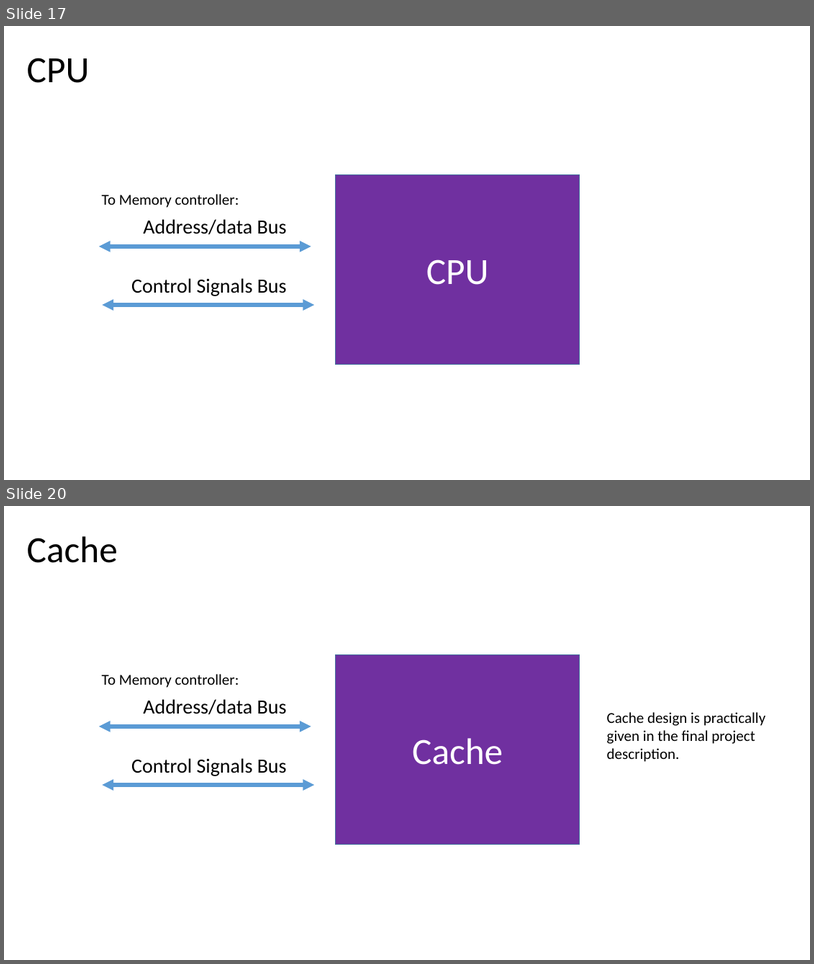
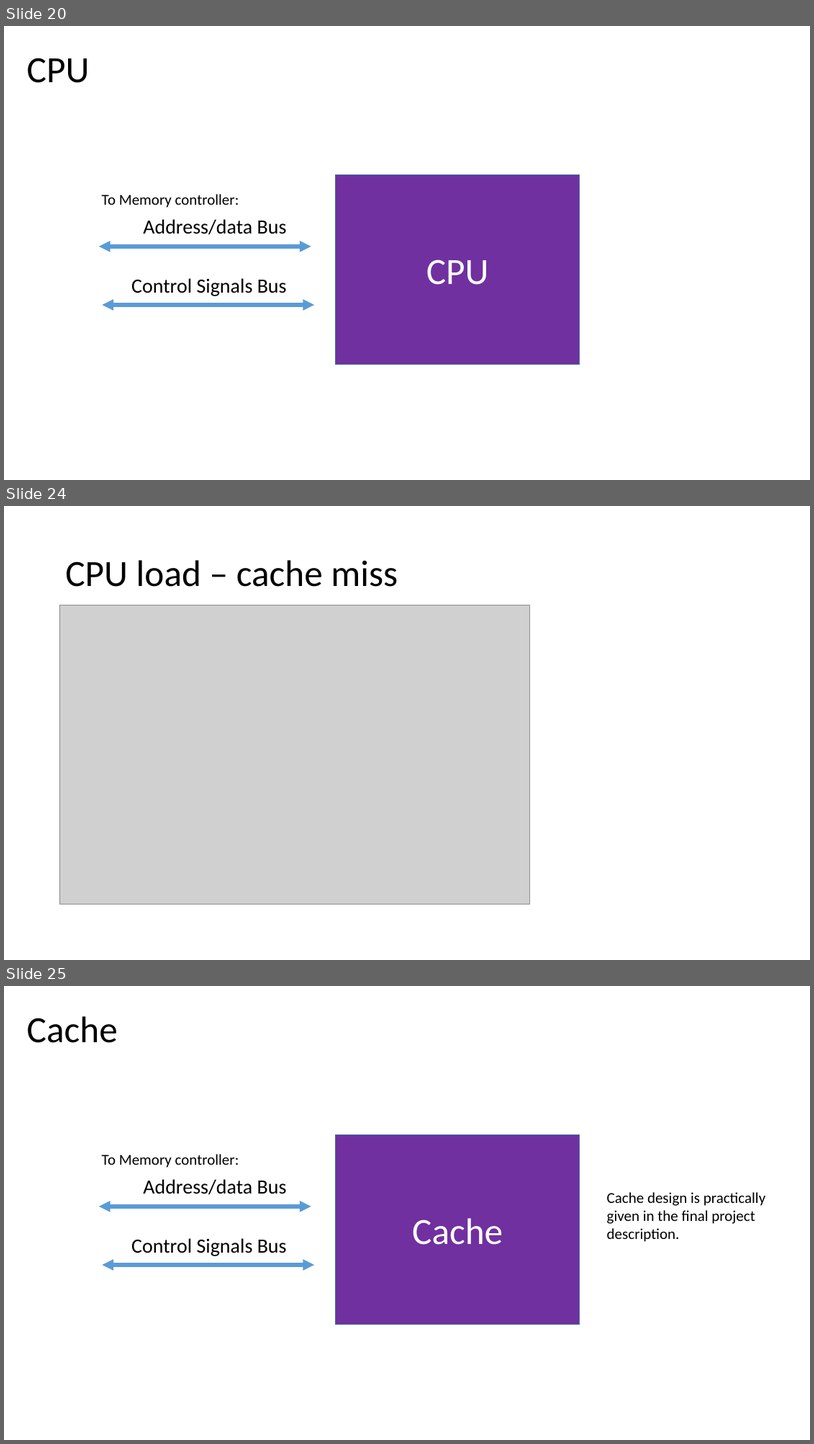
Before and after one commit to md710644/finalarquicompu, a slide deck: Diseno_final_arq.pptx. Shown one above the other, each under a label of ours: slides 17 and 20 before the commit, slides 20, 24 and 25 after it; the slides between them are not shown. The pictures are 814x964 and 814x1444 pixels, drawn with LibreOffice and Linux fonts; fonts in the diff are those of the drawing; grey boxes stand for pictures. Boxes give left, top, right and bottom in pixels: in the first picture for what was removed or moved away, otherwise in the second. Text is boxed around its words. In the diff, an @@ line names an element or a change of style, - is before the commit and + after.

```diff
--- a/Diseno_final_arq.pptx
+++ b/Diseno_final_arq.pptx
@@ slide 24 added at box(4, 506, 810, 960), background #FFFFFF @@
@@ title added at box(65, 560, 398, 587), 44 pt, text #000000 @@
+CPU load – cache miss
@@ picture added at box(59, 605, 530, 904) @@
@@ what was slide 17 is now slide 20 @@
@@ what was slide 20 is now slide 25 @@
```
Also in this commit, not shown: 1 slide changed, 6 other slides added, 1 slide removed, 11 other files.
